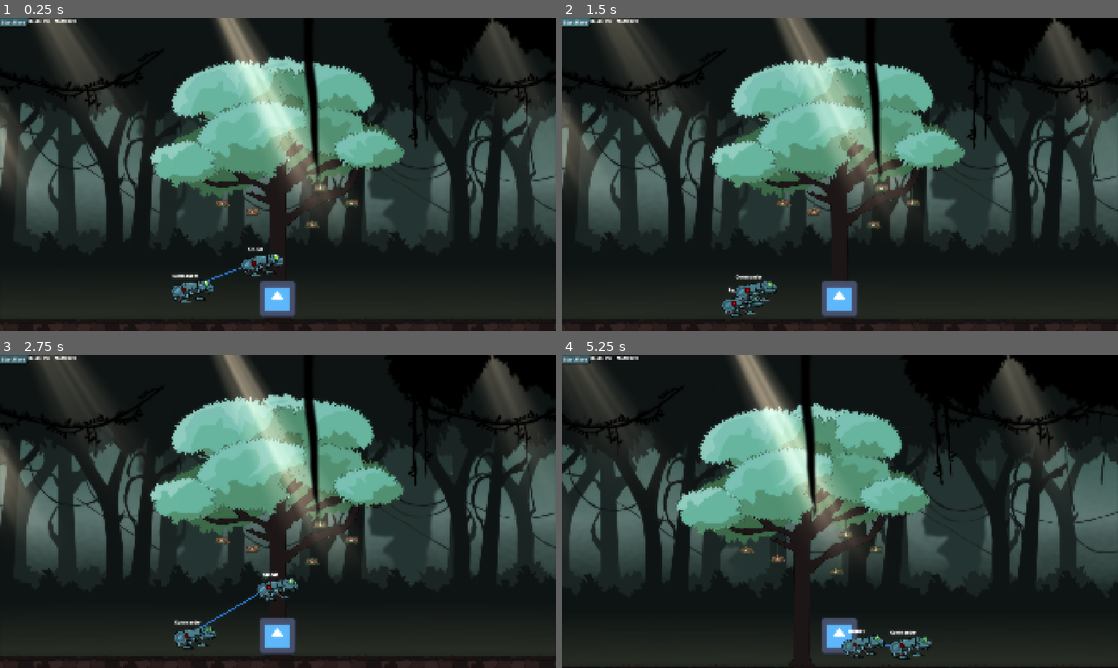
Above: before the commit, frames 1-4 (two rows, left to right).
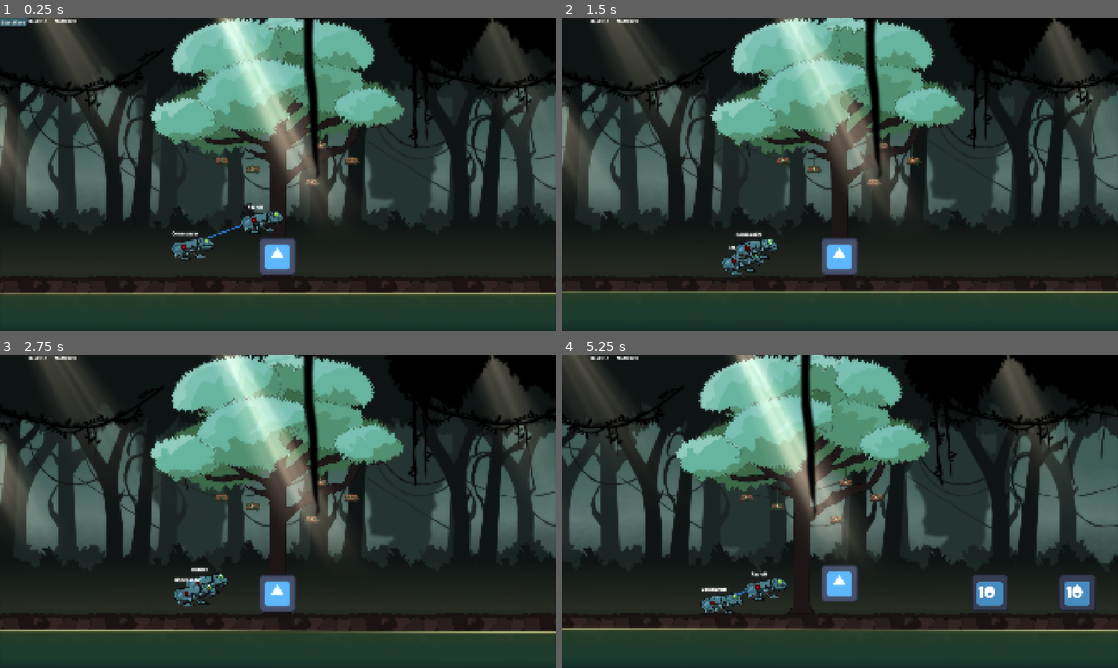
Above: after the commit, the same moments.

Repository: chirp-games/godot-wild-jam-98
Game: Godot game, scene res://game/game.tscn
The game is run twice, just before and just after one commit, with the same random seed, the same clock (stepped at 60 frames per second) and the same inputs. This scene is started directly instead of the project's main scene. The engine's default icon, where the game draws it, is replaced by a stand-in: a white triangle on a blue panel in a dark square.
Inputs (mouse positions are in pixels of both pictures, inside the frame that each line leads up to):
- Up to frame 1 (0.25 s): no input
- Up to frame 2 (1.5 s): click "Start Wave" at 0.5 s; click (573, 21) at 1.25 s, where only the run before the commit has a clickable "Start Wave"
- Up to frame 3 (2.75 s): drag from (227, 627) to (278, 574) at 2.02 s
- Up to frame 4 (5.25 s): drag from (751, 636) to (840, 574) at 2.77 s; move the mouse to (895, 442) at 3.52 s; hold Right (move_right) 3.53-4.25 s; hold Right mouse button (right_click) 3.53-4.25 s; drag from (812, 574) to (673, 464) at 4.27 s; move the mouse to (1006, 558) at 5.02 s; press the mouse at (1006, 558) at 5.03 s; hold Left (move_left) from 5.03 s (still down)

The runs differ from the first frame. In frame 1, 35% of the frame differs, in the area x 0-100%, y 0-100%; in frame 2, 35%; in frame 3, 34%; in frame 4, 38%.
Error before the commit: Trying to assign value of type 'Node2D' to a variable of type 'command_center.gd'. (res://game/game.gd:11)

Commit message:
add damage system

Diff:
--- a/game/bullet/Bullet.tscn
+++ b/game/bullet/Bullet.tscn
@@ -2,6 +2,7 @@
 
 [ext_resource type="Script" uid="uid://b38yaljmd0i5m" path="res://game/bullet/bullet.gd" id="1_87drx"]
 [ext_resource type="Texture2D" uid="uid://dp6tseykdfxw1" path="res://assets/mech/front_leg_knee.png" id="1_ufnsw"]
+[ext_resource type="Script" uid="uid://c1ixcffp2wlms" path="res://game/deal_damage.gd" id="2_600de"]
 
 [sub_resource type="CircleShape2D" id="CircleShape2D_87drx"]
 radius = 17.262676
@@ -9,9 +10,10 @@
 [node name="Bullet" type="Node2D" unique_id=1211418936]
 script = ExtResource("1_87drx")
 
-[node name="Area2D" type="Area2D" parent="." unique_id=1240622642]
-collision_layer = 4
-collision_mask = 4
+[node name="Area2D" type="Area2D" parent="." unique_id=1240622642 groups=["player_attack"]]
+collision_layer = 7
+collision_mask = 7
+script = ExtResource("2_600de")
 
 [node name="CollisionShape2D" type="CollisionShape2D" parent="Area2D" unique_id=631788154]
 shape = SubResource("CircleShape2D_87drx")
@@ -21,3 +23,4 @@
 texture = ExtResource("1_ufnsw")
 
 [connection signal="body_entered" from="Area2D" to="." method="_on_area_2d_body_entered"]
+[connection signal="deal_damage" from="Area2D" to="." method="_on_area_2d_deal_damage"]
--- a/game/bullet/bullet.gd
+++ b/game/bullet/bullet.gd
@@ -5,7 +5,12 @@
 ## Bullets are modified from each item in the chain, from the sensor to the last gun
 
 var target_enemy: Enemy
-var damage := 1
+var damage := 1:
+	get():
+		return damage
+	set(v):
+		($Area2D as DealDamage).base_damage = v
+		damage = v
 
 func _process(_delta: float) -> void:
 	if not target_enemy:
@@ -13,7 +18,5 @@
 	global_position += global_position.direction_to(target_enemy.global_position).normalized() * 10
 
 
-func _on_area_2d_body_entered(body: Node2D) -> void:
-	if body.is_in_group("enemy"):
-		(body as Enemy).damage(damage)
-		queue_free()
+func _on_area_2d_deal_damage(_body: Node2D) -> void:
+	queue_free()
--- a/game/command_center.gd
+++ b/game/command_center.gd
@@ -1,13 +1,12 @@
-extends DamageableEntity
+extends Node2D
 
 class_name CommandCenter
 
 @onready var area2d: Node2D = %Hitbox
+@onready var take_damage: TakeDamage = %TakeDamage
 
 func _on_area_2d_body_entered(body: Node2D) -> void:
 	if body.is_in_group("enemy_bullet"):
-		print("Attacked by enemy!")
-		health -= (body as Enemy).health
 		(body as Enemy).hit_command_center()
 
 
@@ -19,3 +18,6 @@
 func _on_enter_command_mode_body_shape_exited(_body_rid: RID, body: Node2D, _body_shape_index: int, _local_shape_index: int) -> void:
 	if body.is_in_group("player"):
 		(body as Player).can_enter_command_center_mode = false
+
+func get_health():
+	return take_damage.health
--- a/game/command_center.tscn
+++ b/game/command_center.tscn
@@ -3,6 +3,7 @@
 [ext_resource type="Script" uid="uid://b0equb1lsvid7" path="res://game/command_center.gd" id="1_l4tar"]
 [ext_resource type="Texture2D" uid="uid://ctsyg0uh76545" path="res://assets/decoration/home.png" id="2_l4tar"]
 [ext_resource type="Shader" uid="uid://d3kfn2f4w6hxh" path="res://shaders/wind-sway.gdshader" id="2_pqjsg"]
+[ext_resource type="Script" uid="uid://s2gywk4it0w5" path="res://game/take_damage.gd" id="4_8b62g"]
 
 [sub_resource type="ShaderMaterial" id="ShaderMaterial_xeen4"]
 shader = ExtResource("2_pqjsg")
@@ -15,29 +16,19 @@
 shader_parameter/scale = 2.0
 shader_parameter/invert = false
 
+[sub_resource type="RectangleShape2D" id="RectangleShape2D_l4tar"]
+size = Vector2(224, 233.75)
+
 [sub_resource type="RectangleShape2D" id="RectangleShape2D_6w6ra"]
 size = Vector2(27, 565.5)
 
-[sub_resource type="RectangleShape2D" id="RectangleShape2D_l4tar"]
-size = Vector2(224, 233.75)
-
-[node name="CommandCenter" type="Node2D" unique_id=1931686413 groups=["ally"]]
+[node name="CommandCenter" type="Node2D" unique_id=1062672150 groups=["ally"]]
 script = ExtResource("1_l4tar")
-health = 100
 
 [node name="Sprite2D" type="Sprite2D" parent="." unique_id=210705085]
 material = SubResource("ShaderMaterial_xeen4")
 position = Vector2(0, -447)
 texture = ExtResource("2_l4tar")
-
-[node name="Hitbox" type="Area2D" parent="." unique_id=1378758993]
-unique_name_in_owner = true
-collision_layer = 4
-collision_mask = 4
-
-[node name="CollisionShape2D" type="CollisionShape2D" parent="Hitbox" unique_id=502094763]
-position = Vector2(-1, -283)
-shape = SubResource("RectangleShape2D_6w6ra")
 
 [node name="EnterCommandMode" type="Area2D" parent="." unique_id=1192137931]
 unique_name_in_owner = true
@@ -47,6 +38,14 @@
 shape = SubResource("RectangleShape2D_l4tar")
 debug_color = Color(0.94628114, 0.19923896, 0.31826422, 0.41960785)
 
-[connection signal="body_entered" from="Hitbox" to="." method="_on_area_2d_body_entered"]
+[node name="TakeDamage" type="Area2D" parent="." unique_id=967084313]
+unique_name_in_owner = true
+script = ExtResource("4_8b62g")
+damaged_by_group = &"enemy_attack"
+
+[node name="CollisionShape2D" type="CollisionShape2D" parent="TakeDamage" unique_id=502094763]
+position = Vector2(-1, -283)
+shape = SubResource("RectangleShape2D_6w6ra")
+
 [connection signal="body_entered" from="EnterCommandMode" to="." method="_on_enter_command_mode_body_entered"]
 [connection signal="body_shape_exited" from="EnterCommandMode" to="." method="_on_enter_command_mode_body_shape_exited"]
--- a/game/damageable_entity.gd
+++ /dev/null
@@ -1,10 +0,0 @@
-extends RigidBody2D # Yes, I know Command Center is a Node2D.
-
-class_name DamageableEntity
-
-@export var health: int
-
-func damage(amount: int):
-	health -= amount
-	if health <= 0:
-		queue_free()
--- /dev/null
+++ b/game/deal_damage.gd
@@ -0,0 +1,11 @@
+extends Area2D
+
+class_name DealDamage
+
+signal deal_damage(body: Node2D)
+
+@export var base_damage: int
+
+func calculate_damage(body: Node2D) -> int:
+	deal_damage.emit(body)
+	return base_damage
--- a/game/dragable_character_body.gd
+++ b/game/dragable_character_body.gd
@@ -1,4 +1,4 @@
-extends DamageableEntity
+extends RigidBody2D
 
 class_name DragableRgidBody
 
--- a/game/enemy/Enemy.tscn
+++ b/game/enemy/Enemy.tscn
@@ -2,6 +2,8 @@
 
 [ext_resource type="Script" uid="uid://c3r5sf1ub7eyg" path="res://game/enemy/enemy.gd" id="1_2c8go"]
 [ext_resource type="Texture2D" uid="uid://c8o38o30vq1wj" path="res://icon.svg" id="2_4fyss"]
+[ext_resource type="Script" uid="uid://s2gywk4it0w5" path="res://game/take_damage.gd" id="3_kaq3b"]
+[ext_resource type="Script" uid="uid://c1ixcffp2wlms" path="res://game/deal_damage.gd" id="4_jaqe3"]
 
 [sub_resource type="RectangleShape2D" id="RectangleShape2D_4v1xc"]
 size = Vector2(140, 140)
@@ -9,7 +11,13 @@
 [sub_resource type="CircleShape2D" id="CircleShape2D_g4v7s"]
 radius = 400.0
 
-[node name="Enemy" type="CharacterBody2D" unique_id=1736390898 groups=["enemy"]]
+[sub_resource type="RectangleShape2D" id="RectangleShape2D_6w6ra"]
+size = Vector2(141, 140)
+
+[sub_resource type="RectangleShape2D" id="RectangleShape2D_jaqe3"]
+size = Vector2(140, 142)
+
+[node name="Enemy" type="CharacterBody2D" unique_id=1736390898 groups=["enemy", "enemy_attack"]]
 collision_layer = 4
 collision_mask = 4
 script = ExtResource("1_2c8go")
@@ -34,3 +42,24 @@
 
 [node name="CollisionShape2D" type="CollisionShape2D" parent="AggroDetection" unique_id=1626251780]
 shape = SubResource("CircleShape2D_g4v7s")
+
+[node name="TakeDamage" type="Area2D" parent="." unique_id=1976776874]
+collision_layer = 7
+collision_mask = 7
+script = ExtResource("3_kaq3b")
+health = 10
+damaged_by_group = &"player_attack"
+
+[node name="CollisionShape2D" type="CollisionShape2D" parent="TakeDamage" unique_id=1340069219]
+position = Vector2(-0.5, -2)
+shape = SubResource("RectangleShape2D_6w6ra")
+debug_color = Color(0.78649646, 0.41803548, 0.30692336, 0.41960785)
+
+[node name="DealDamage" type="Area2D" parent="." unique_id=1515900642 groups=["enemy_attack"]]
+collision_layer = 7
+collision_mask = 7
+script = ExtResource("4_jaqe3")
+
+[node name="CollisionShape2D" type="CollisionShape2D" parent="DealDamage" unique_id=1208150123]
+position = Vector2(-3, -2)
+shape = SubResource("RectangleShape2D_jaqe3")
--- a/game/enemy/ammunition/50AP/APCBC.gd
+++ b/game/enemy/ammunition/50AP/APCBC.gd
@@ -2,9 +2,7 @@
 
 
 @export var SPEED = 5000
-@export var damage = 1
 
-
-func _physics_process(delta: float) -> void:
+func _physics_process(_delta: float) -> void:
 	velocity.x = sign(position.x) * SPEED
 	move_and_slide()
--- a/game/enemy/ammunition/50AP/APCBC.tscn
+++ b/game/enemy/ammunition/50AP/APCBC.tscn
@@ -3,6 +3,7 @@
 [ext_resource type="Script" uid="uid://d2c8fpt2gqr5a" path="res://game/enemy/ammunition/50AP/APCBC.gd" id="1_ggxnk"]
 [ext_resource type="Texture2D" uid="uid://c8o38o30vq1wj" path="res://icon.svg" id="1_jgq85"]
 [ext_resource type="Texture2D" uid="uid://b70bit4mx7nf" path="res://assets/mech/back_leg_knee_2.png" id="2_7pc1g"]
+[ext_resource type="Script" uid="uid://c1ixcffp2wlms" path="res://game/deal_damage.gd" id="4_w5cgc"]
 
 [sub_resource type="CapsuleShape2D" id="CapsuleShape2D_g4v7s"]
 radius = 5.0
@@ -19,7 +20,8 @@
 scale = Vector2(0.333, 0.333)
 texture = ExtResource("2_7pc1g")
 
-[node name="Area2D" type="Area2D" parent="." unique_id=696455229]
+[node name="Area2D" type="Area2D" parent="." unique_id=696455229 groups=["enemy_attack"]]
+script = ExtResource("4_w5cgc")
 
 [node name="CollisionShape2D" type="CollisionShape2D" parent="Area2D" unique_id=2059324293]
 rotation = 1.5707964
--- a/game/enemy/enemy.gd
+++ b/game/enemy/enemy.gd
@@ -18,8 +18,10 @@
 
 func _ready() -> void:
 	health = resource.health
+	($TakeDamage as TakeDamage).health = health
 
 func _process(delta: float) -> void:
+	health = ($TakeDamage as TakeDamage).health
 	($Health as Label).text = str(health)
 
 	attack_cooldown -= delta
--- a/game/enemy/explosion.gd
+++ b/game/enemy/explosion.gd
@@ -1,6 +1,5 @@
-extends Area2D
+extends DealDamage
 
-var base_damage: int
 var lifetime: float
 var timer: float = 0.
 
@@ -19,7 +18,8 @@
 	self_modulate = Color(ratio, ratio, sqrt(ratio), ratio)
 	timer -= delta
 
-func _on_area_2d_body_entered(body: Node2D) -> void:
-	if body.is_in_group("ally") and not damaged.has(body):
+func calculate_damage(body: Node2D) -> int:
+	if not damaged.has(body):
 		damaged.append(body)
-		(body as DamageableEntity).damage(mini(base_damage, (100 * base_damage / body.global_position.distance_squared_to(self.global_position))))
+		return mini(base_damage, (100 * base_damage / body.global_position.distance_squared_to(self.global_position)))
+	return 0
--- a/game/enemy/explosion.tscn
+++ b/game/enemy/explosion.tscn
@@ -6,7 +6,7 @@
 [sub_resource type="CircleShape2D" id="CircleShape2D_g4v7s"]
 radius = 500.0
 
-[node name="Explosion" type="Area2D" unique_id=806042050]
+[node name="Explosion" type="Area2D" unique_id=806042050 groups=["enemy_attack"]]
 monitorable = false
 script = ExtResource("1_3qgfw")
 
--- a/game/game.gd
+++ b/game/game.gd
@@ -67,7 +67,7 @@
 			closest_commander_found(frog, new_closest_commander)
 
 
-	health_label.text = "Health: " + str(command_center.health)
+	health_label.text = "Health: " + str(command_center.get_health())
 	material_label.text = "Material: " + str(material_currency)
 	player_camera.global_position.y = -350
 
--- a/game/game.tscn
+++ b/game/game.tscn
@@ -661,15 +661,14 @@
 [node name="CollisionShape2D" type="CollisionShape2D" parent="World/StaticBody2D" unique_id=261182031]
 shape = SubResource("WorldBoundaryShape2D_6w6ra")
 
+[node name="Wires" type="Node2D" parent="World" unique_id=1126853350]
+unique_name_in_owner = true
+
 [node name="Player" parent="World" unique_id=1271694453 instance=ExtResource("18_cf130")]
-unique_name_in_owner = true
 
 [node name="PlayerCamera" type="Camera2D" parent="World/Player" unique_id=1479909743]
 unique_name_in_owner = true
 position = Vector2(2, -429)
-
-[node name="Wires" type="Node2D" parent="World" unique_id=1126853350]
-unique_name_in_owner = true
 
 [node name="FrogRecruit" parent="World" unique_id=1967870937 instance=ExtResource("6_3vho3")]
 position = Vector2(-78, -210)
--- a/game/mini-frog/mini-frog.tscn
+++ b/game/mini-frog/mini-frog.tscn
@@ -3,9 +3,13 @@
 [ext_resource type="Script" uid="uid://5jbhnmmn4a6g" path="res://game/mini-frog/mini_frog.gd" id="1_r1jt1"]
 [ext_resource type="PackedScene" uid="uid://xcfjxblbj421" path="res://game/MechBuilder/WireReceptacle.tscn" id="2_s5sjp"]
 [ext_resource type="PackedScene" uid="uid://bmybhl3vbqmkd" path="res://game/player/mini_frog_skeleton.tscn" id="2_sqdhb"]
+[ext_resource type="Script" uid="uid://s2gywk4it0w5" path="res://game/take_damage.gd" id="4_sqdhb"]
 
 [sub_resource type="RectangleShape2D" id="RectangleShape2D_s5sjp"]
 size = Vector2(91, 46)
+
+[sub_resource type="RectangleShape2D" id="RectangleShape2D_sqdhb"]
+size = Vector2(129, 56)
 
 [node name="MiniFrog" type="RigidBody2D" unique_id=637464119 node_paths=PackedStringArray("drag_area") groups=["mini_frog"]]
 collision_layer = 2
@@ -42,3 +46,12 @@
 offset_top = -31.0
 offset_right = 86.0
 offset_bottom = 35.0
+
+[node name="TakeDamage" type="Area2D" parent="." unique_id=795559934]
+script = ExtResource("4_sqdhb")
+damaged_by_group = &"enemy_attack"
+
+[node name="CollisionShape2D" type="CollisionShape2D" parent="TakeDamage" unique_id=1429971710]
+position = Vector2(17.5, 1)
+shape = SubResource("RectangleShape2D_sqdhb")
+debug_color = Color(1, 0.5120321, 0.42882767, 0.41960785)
--- a/game/mini-frog/mini_frog.gd
+++ b/game/mini-frog/mini_frog.gd
@@ -92,8 +92,3 @@
 	var b = BulletSpawner.new()
 	b.target_enemy = enemy
 	create_attack.emit(b)
-
-func damage(d: int):
-	health -= d
-	if health <= 0:
-		queue_free()
--- a/game/player/player.gd
+++ b/game/player/player.gd
@@ -3,7 +3,6 @@
 class_name Player
 
 @onready var game: Game = get_tree().get_first_node_in_group("game")
-@onready var skeleton: Skeleton2D = %Skeleton
 
 var on_floor
 var floor
--- a/game/player/player.tscn
+++ b/game/player/player.tscn
@@ -6,7 +6,7 @@
 [sub_resource type="RectangleShape2D" id="RectangleShape2D_g4v7s"]
 size = Vector2(268, 135)
 
-[node name="Player2" type="RigidBody2D" unique_id=1271694453]
+[node name="Player" type="RigidBody2D" unique_id=1271694453]
 contact_monitor = true
 max_contacts_reported = 5
 script = ExtResource("1_2mv0n")
--- /dev/null
+++ b/game/take_damage.gd
@@ -0,0 +1,21 @@
+extends Area2D
+
+class_name TakeDamage
+
+signal damage_taken(amount: int)
+
+@export var health: int
+@export var damaged_by_group: StringName
+
+func _ready() -> void:
+	area_entered.connect(_damage)
+
+func _damage(body: CollisionObject2D):
+	if damaged_by_group != null:
+		if not body.is_in_group(damaged_by_group):
+			return
+	var damage = (body as DealDamage).calculate_damage(self)
+	health -= damage
+	damage_taken.emit(damage)
+	if health < 0:
+		get_parent().queue_free()
--- a/project.godot
+++ b/project.godot
@@ -60,6 +60,8 @@
 game=""
 bullet=""
 ally=""
+player_attack=""
+enemy_attack=""
 
 [gui]
 
Not shown, removed: game/damageable_entity.gd.uid
Not shown, added: game/deal_damage.gd.uid
Not shown, added: game/take_damage.gd.uid
